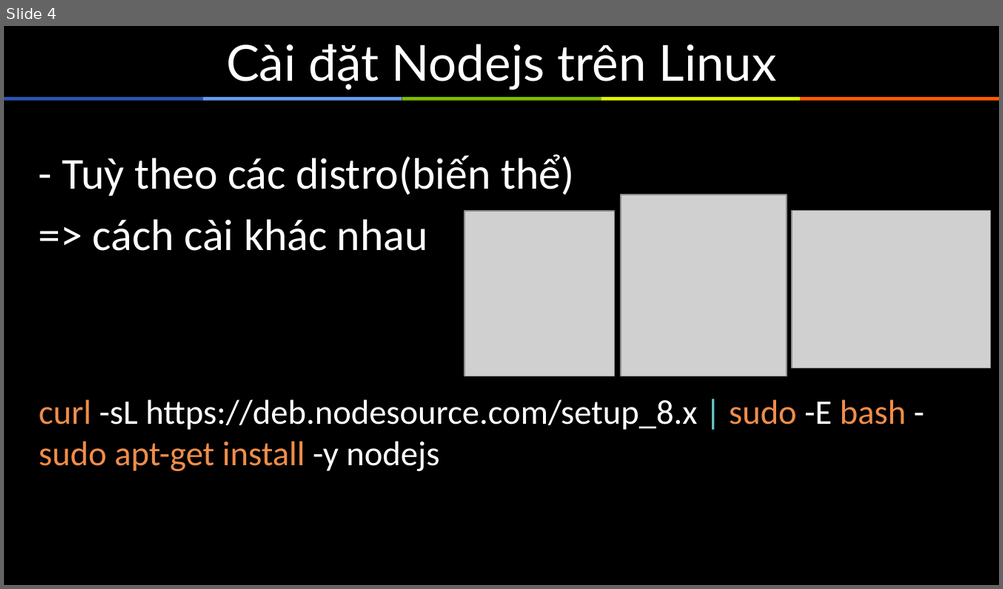
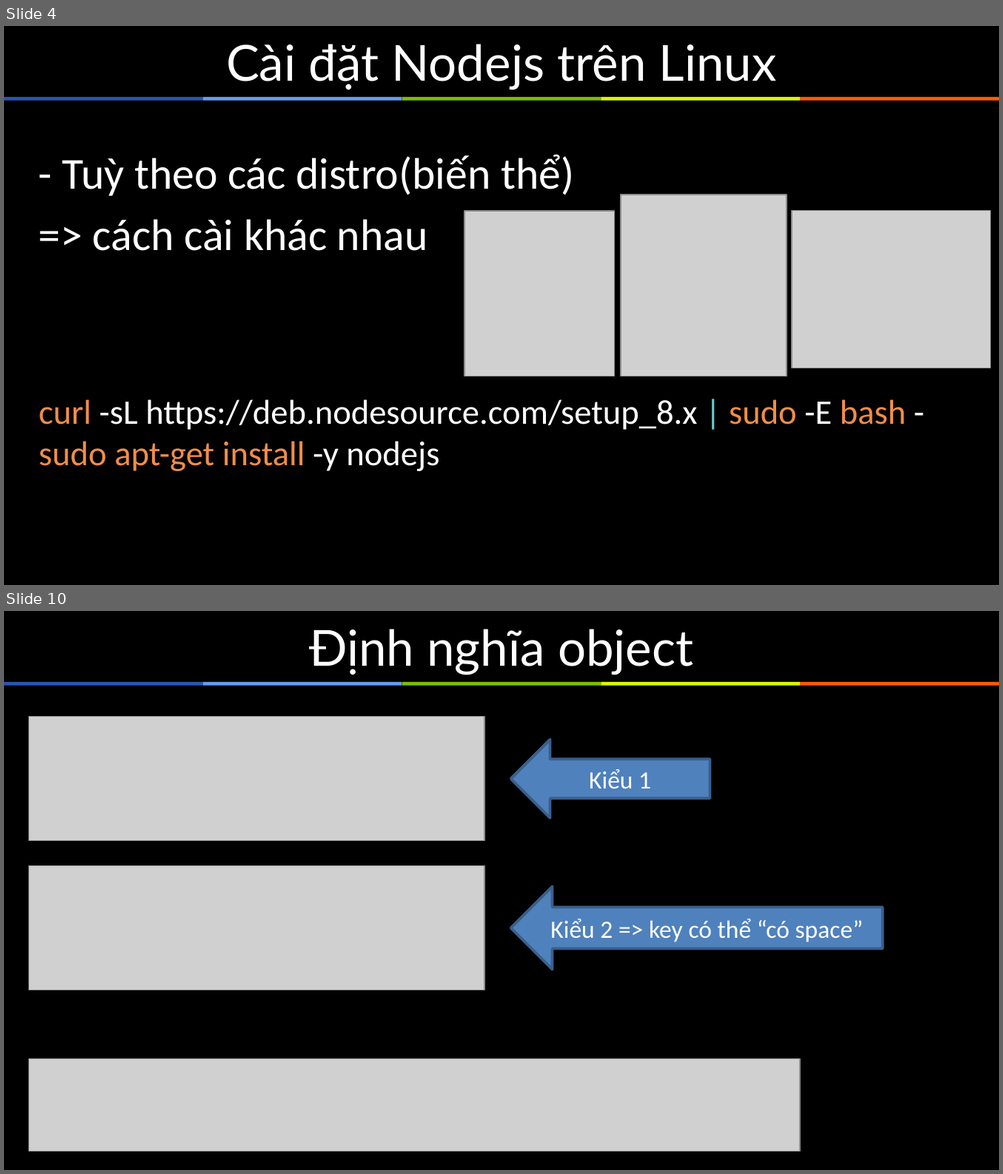
Before and after one commit to sunlight3d/ThucTapNodejsTechmaster, a slide deck: Documents/ThuctapNodejs1.pptx. Shown one above the other, each under a label of ours: slide 4 before the commit, slides 4 and 10 after it; the slides between them are not shown. The pictures are 1003x589 and 1003x1174 pixels, drawn with LibreOffice and Linux fonts; fonts in the diff are those of the drawing; grey boxes stand for pictures. Boxes give left, top, right and bottom in pixels: in the first picture for what was removed or moved away, otherwise in the second. Text is boxed around its words. In the diff, an @@ line names an element or a change of style, - is before the commit and + after.

```diff
--- a/Documents/ThuctapNodejs1.pptx
+++ b/Documents/ThuctapNodejs1.pptx
@@ slide 10 added at [4,611,999,1170], background #000000; not listed: 5 template elements that a slide beside it also shows @@
@@ title added at [309,629,693,675], 36 pt, text #FFFFFF @@
+Định nghĩa object
@@ picture added at [29,716,484,840] @@
@@ left arrow added at [510,739,709,818], fill #4F81BD, outline #3A5F8C 2 pt, 18 pt, text #FFFFFF @@
+Kiểu 1
@@ picture added at [29,866,484,990] @@
@@ left arrow added at [510,886,882,969], fill #4F81BD, outline #3A5F8C 2 pt, 18 pt, text #FFFFFF @@
+Kiểu 2 => key có thể “có space”
@@ picture added at [29,1059,800,1152] @@
```
Also in this commit, not shown: 7 other slides added, 3 slides removed, 15 other files.
